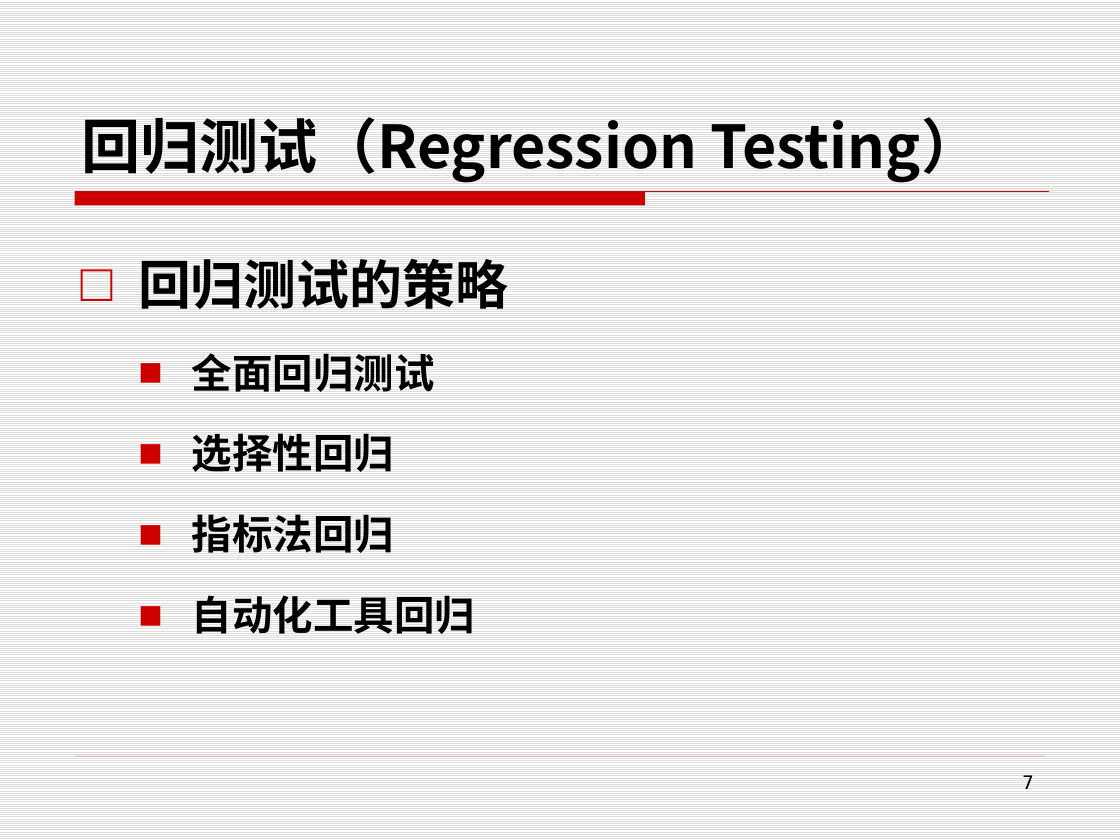
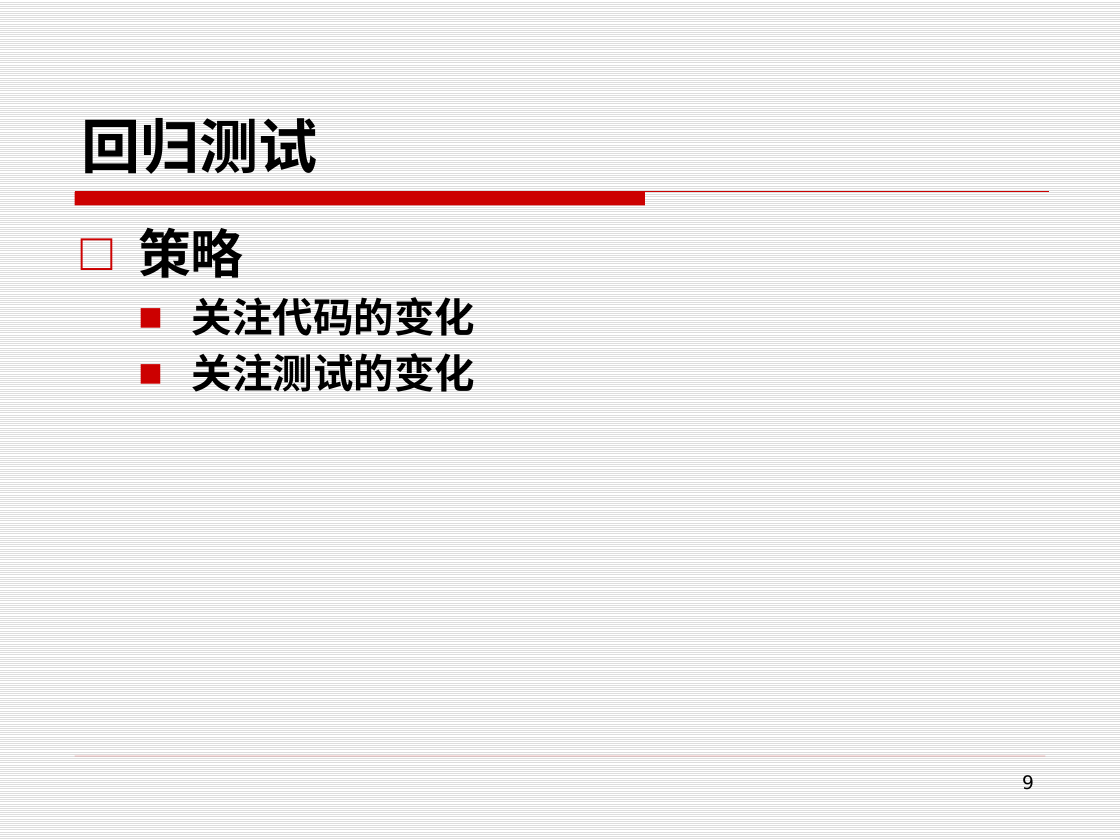
Before and after one commit to edu2act/course-foundation-software-tesing, a slide deck: slide 9 of PPT/第三部分 软件测试应用/11.3 回归测试+冒烟测试.pptx (slide 7 before the commit). Drawn at 1120x840 pixels with LibreOffice and Linux fonts; fonts in the diff are those of the drawing. Boxes give left, top, right and bottom in pixels: in the first picture for what was removed or moved away, otherwise in the second. Text is boxed around its words. In the diff, an @@ line names an element or a change of style, - is before the commit and + after.

Commit message:
系统测试

```diff
--- a/PPT/第三部分 软件测试应用/11.3 回归测试+冒烟测试.pptx
+++ b/PPT/第三部分 软件测试应用/11.3 回归测试+冒烟测试.pptx
@@ title at box(82, 118, 319, 174): text changed @@
-回归测试（Regression Testing）
+回归测试
@@ text at box(138, 228, 475, 392): text changed @@
-  □ 回归测试的策略
-  ■ 全面回归测试
-  ■ 选择性回归
-  ■ 指标法回归
-  ■ 自动化工具回归
+□ 策略
+  ■ 关注代码的变化
+  ■ 关注测试的变化
@@ page number at box(1022, 775, 1034, 789): text changed @@
-7
+9
```
Also in this commit, not shown: 3 slides added, 3 slides removed, 7 other files.
